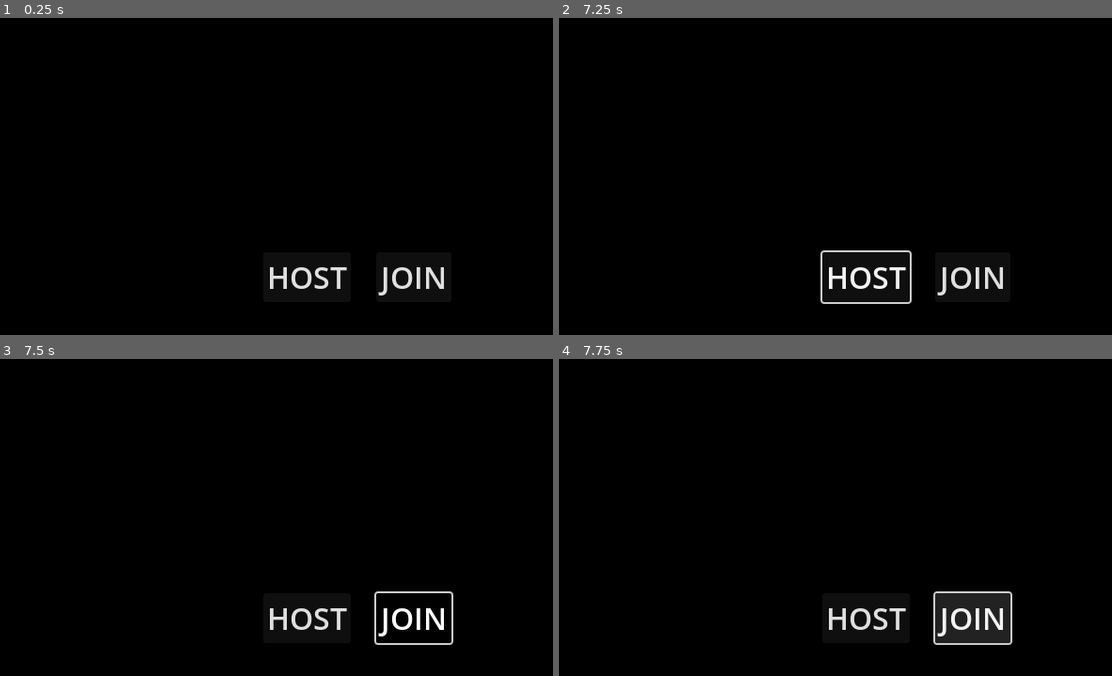
Above: before the commit, frames 1-4 (two rows, left to right).
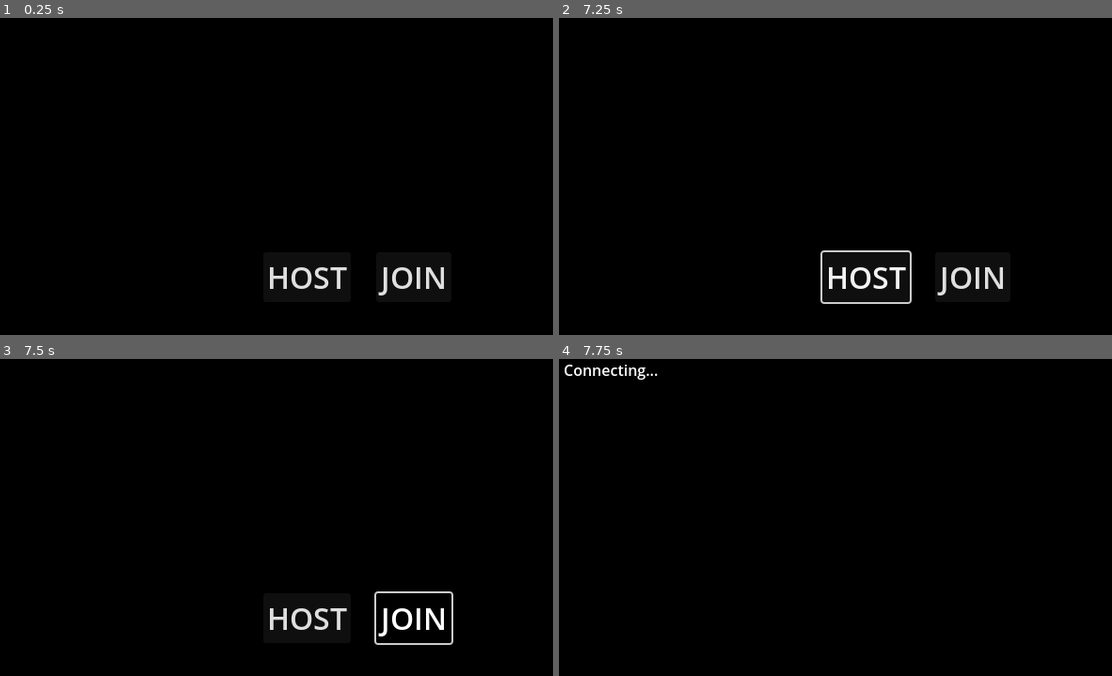
Above: after the commit, the same moments.

Repository: frevan/Neuronic-Bomberman
Game: Godot game, scene res://main.tscn
Two runs of this game, one before a commit and one after it. Both use one fixed random seed, a clock stepped at 60 frames per second and the inputs below.
Inputs (mouse positions are in pixels of both pictures, inside the frame that each line leads up to):
- Up to frame 1 (0.25 s): no input
- Up to frame 2 (7.25 s): click "HOST" at 0.5 s; click "JOIN" at 1.25 s; click "OK" at 2 s; move the mouse to (1084, 249) at 2.77 s; hold Shift 2.78-3.5 s; click (1084, 249) at 2.92 s; drag from (763, 306) to (outside the picture) at 3.52 s; move the mouse to (990, 151) at 4.27 s; tap Ctrl at 4.35 s; click (990, 151) at 4.42 s; drag from (outside the picture) to (691, 192) at 5.02 s; move the mouse to (outside the picture) at 5.77 s; tap Alt at 5.85 s; click (outside the picture) at 5.92 s; drag from (691, 192) to (802, 135) at 6.52 s
- Up to frame 3 (7.5 s): move the mouse to (392, 618) at 7.27 s; hold Shift from 7.28 s (still down); click (392, 618) at 7.42 s
- Up to frame 4 (7.75 s): keep holding Shift

Frames 1-3 are identical in both runs. In frame 4, 3.1% of the frame differs, in the area x 1-82%, y 1-91%.

Commit message:
#151 Added a "connecting" screen

Diff:
--- a/main.gd
+++ b/main.gd
@@ -6,13 +6,12 @@
 
 
 func _ready() -> void:
-	Server = TServer.new()
-	add_child(Server)
-	Client = TClient.new()
-	add_child(Client)
+	_InitializeServer()
+	_InitializeClient()
 
 	$Menu.Initialize(Server, Client)
 	$Lobby.Initialize(Server, Client)
+	$Connecting.Initialize(Server, Client)
 
 	Tools.SwitchToScene($Menu)
 	pass
@@ -22,6 +21,31 @@
 	Tools.SwitchToScene($Menu)
 	pass
 
-func _on_menu_on_switch_to_lobby() -> void:
+func _InitializeServer() -> void:
+	Server = TServer.new()
+	add_child(Server)
+	pass
+
+func _InitializeClient() -> void:
+	Client = TClient.new()
+	add_child(Client)
+
+	Client.OnConnectedToServer.connect(_client_connected_to_server)
+	Client.OnConnectionToServerFailed.connect(_client_connection_to_server_failed)
+	pass
+
+
+func _client_connected_to_server() -> void:
 	Tools.SwitchToScene($Lobby)
 	pass
+
+
+func _client_connection_to_server_failed() -> void:
+	Tools.ShowAlert("Failed to connect")
+	Tools.SwitchToScene($Menu)
+	pass
+
+
+func _on_menu_on_connecting() -> void:
+	Tools.SwitchToScene($Connecting)
+	pass
--- a/main.tscn
+++ b/main.tscn
@@ -1,8 +1,9 @@
-[gd_scene load_steps=4 format=3 uid="uid://bx32n2ieoxv6a"]
+[gd_scene load_steps=5 format=3 uid="uid://bx32n2ieoxv6a"]
 
 [ext_resource type="Script" uid="uid://nfs7o0pa1bav" path="res://main.gd" id="1_ig7tw"]
 [ext_resource type="PackedScene" uid="uid://c0pu41tigjecp" path="res://ui/menu.tscn" id="2_0xm2m"]
 [ext_resource type="PackedScene" uid="uid://djjfectrmrx13" path="res://ui/lobby.tscn" id="3_h2yge"]
+[ext_resource type="PackedScene" uid="uid://biweuy4jwafdx" path="res://ui/connecting.tscn" id="4_1bvp3"]
 
 [node name="Main" type="Node2D"]
 script = ExtResource("1_ig7tw")
@@ -13,5 +14,8 @@
 [node name="Lobby" parent="." instance=ExtResource("3_h2yge")]
 visible = false
 
-[connection signal="OnSwitchToLobby" from="Menu" to="." method="_on_menu_on_switch_to_lobby"]
+[node name="Connecting" parent="." instance=ExtResource("4_1bvp3")]
+visible = false
+
+[connection signal="OnConnecting" from="Menu" to="." method="_on_menu_on_connecting"]
 [connection signal="OnLeaveLobby" from="Lobby" to="." method="_on_lobby_on_leave_lobby"]
--- /dev/null
+++ b/ui/connecting.gd
@@ -0,0 +1 @@
+extends TScene
--- /dev/null
+++ b/ui/connecting.tscn
@@ -0,0 +1,13 @@
+[gd_scene load_steps=2 format=3 uid="uid://biweuy4jwafdx"]
+
+[ext_resource type="Script" uid="uid://d2t7btu8ythdv" path="res://ui/connecting.gd" id="1_ex35b"]
+
+[node name="Connecting" type="Node2D"]
+script = ExtResource("1_ex35b")
+
+[node name="Label" type="Label" parent="."]
+offset_left = 25.0
+offset_top = 25.0
+offset_right = 126.0
+offset_bottom = 48.0
+text = "Connecting..."
--- a/ui/menu.gd
+++ b/ui/menu.gd
@@ -1,18 +1,16 @@
 extends TScene
 
 
-signal OnSwitchToLobby
+signal OnConnecting
 
 
 func BeforeShow() -> void:
 	super()
-	Client.OnConnectedToServer.connect(_client_connected_to_server)
 	Client.OnConnectionToServerFailed.connect(_client_connection_to_server_failed)
 	pass
 
 func AfterHide() -> void:
 	super()
-	Client.OnConnectedToServer.disconnect(_client_connected_to_server)
 	Client.OnConnectionToServerFailed.disconnect(_client_connection_to_server_failed)
 	pass
 
@@ -33,19 +31,15 @@
 func _on_host_btn_pressed() -> void:
 	if Server.Start():
 		if Client.Connect("127.0.0.1"):
-			OnSwitchToLobby.emit()
 			return
 	Tools.ShowAlert("Something went wrong when starting the server")
 	pass
 
 func _on_join_btn_pressed() -> void:
 	Client.Connect("127.0.0.1")
+	OnConnecting.emit()
 	pass
 
-
-func _client_connected_to_server() -> void:
-	OnSwitchToLobby.emit()
-	pass
 
 func _client_connection_to_server_failed() -> void:
 	Tools.ShowAlert("Failed to connect")
Not shown, added: ui/connecting.gd.uid
